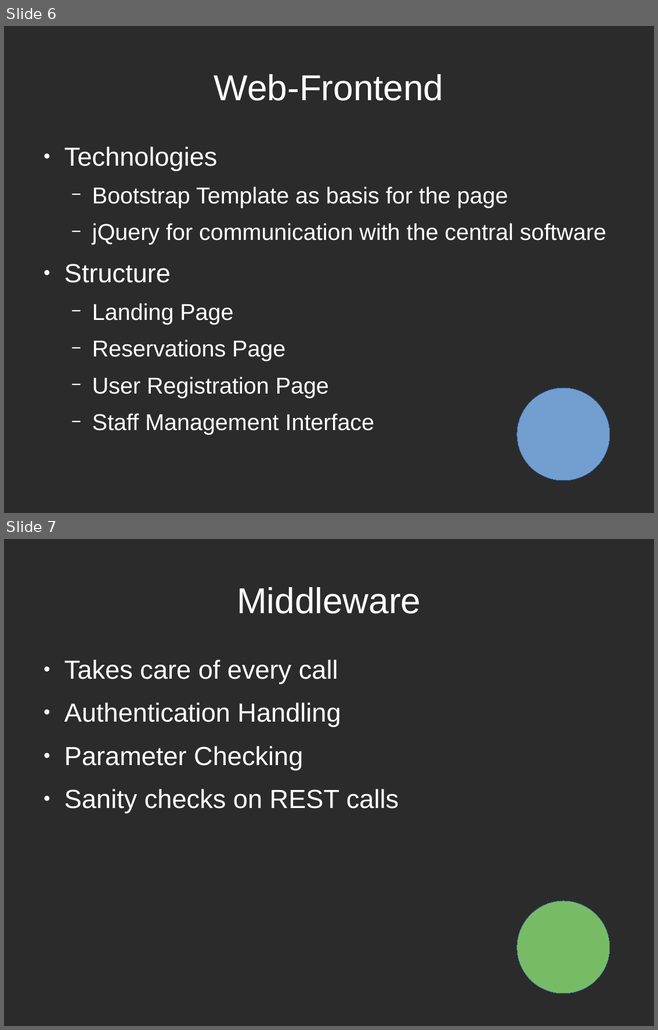
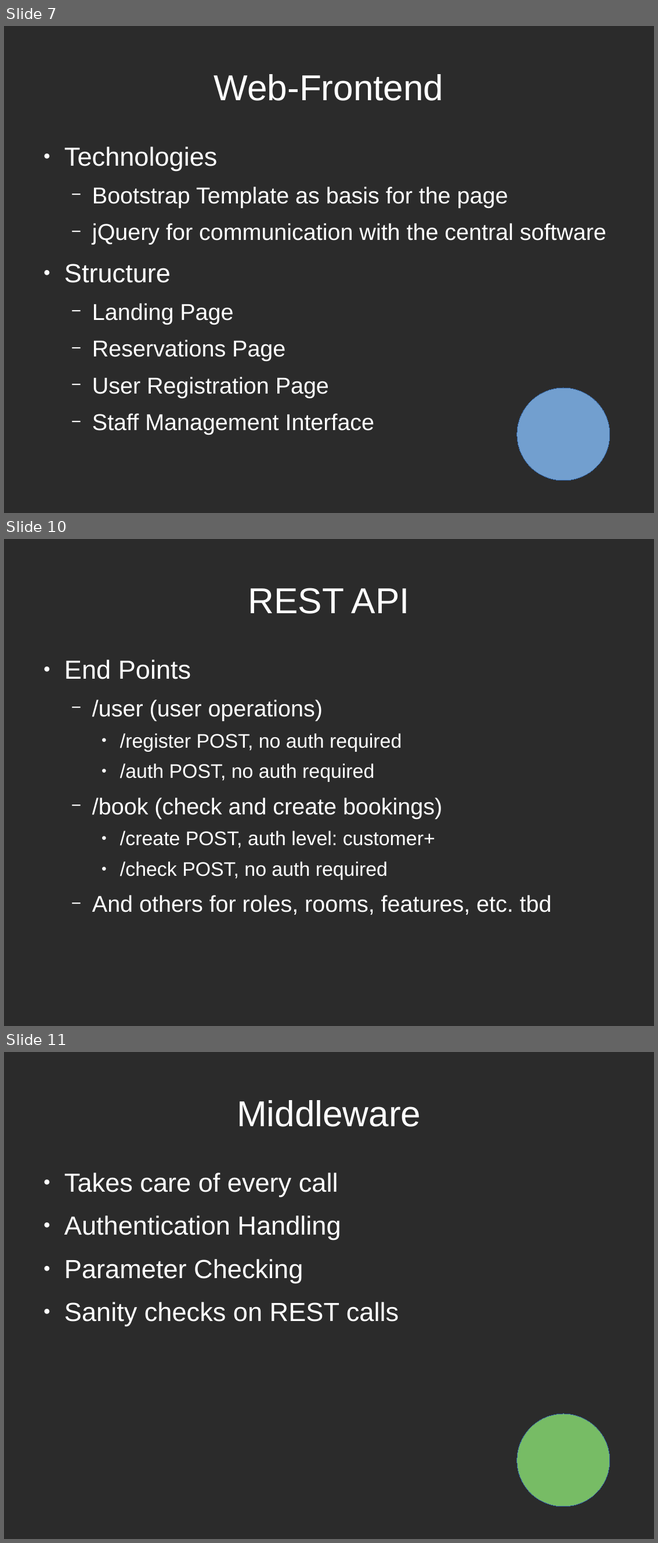
Before and after one commit to EdoardoLenzi9/Advanced-Programming-CPP-Dodo-Neko, a slide deck: Documentation/Milestone 2.odp. Shown one above the other, each under a label of ours: slides 6 and 7 before the commit, slides 7, 10 and 11 after it; the slides between them are not shown. The pictures are 658x1030 and 658x1543 pixels, drawn with LibreOffice and Linux fonts; fonts in the diff are those of the drawing; background and template pictures are left out; a plain dark background stands for a picture behind light text. Boxes give left, top, right and bottom in pixels: in the first picture for what was removed or moved away, otherwise in the second. Text is boxed around its words. In the diff, an @@ line names an element or a change of style, - is before the commit and + after.

```diff
--- a/Documentation/Milestone 2.odp
+++ b/Documentation/Milestone 2.odp
@@ slide 10 added at [4,539,654,1026], background picture (left out) @@
@@ title added at [248,588,409,614], 44 pt, text #FFFFFF @@
+REST API
@@ text added at [64,660,552,915], 24 pt, text #FFFFFF @@
+● End Points
+  − /user (user operations)
+    ● /register POST, no auth required
+    ● /auth POST, no auth required
+  − /book (check and create bookings)
+    ● /create POST, auth level: customer+
+    ● /check POST, no auth required
+  − And others for roles, rooms, features, etc. tbd
@@ what was slide 6 is now slide 7 @@
@@ what was slide 7 is now slide 11 @@
```
Also in this commit, not shown: 4 other slides added, 1 slide removed.
